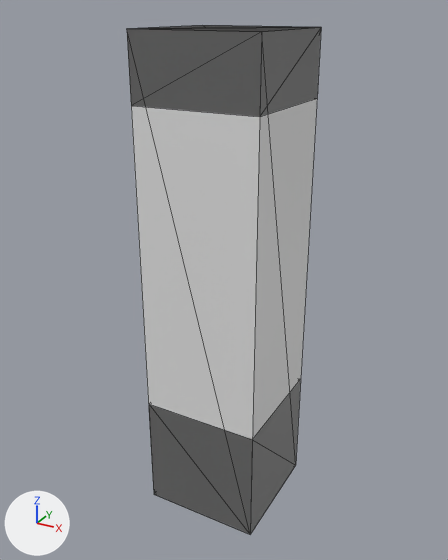
An edit to the glTF model assets/meshes/tileset_0.glb, drawn before and after from the same camera.
Before and after are seen from a 50 mm lens placed at (4.46, -8.23, 6.26), pointed at (-0.08, 0.02, 2.14). The lights are fixed; the arrows at lower left show +X, +Y and +Z. Mesh edges are drawn as thin lines. Where no turn or scale is listed for an object, it has been applied to the vertices. Vertices at the same position are counted once.

The scene before the commit, as lines of its bpy script (objects in view):
```python
me_cube = bpy.data.meshes.new('Cube')
me_cube.from_pydata(...)  # a box spanning x -1.0..1.0, y -1.0..1.0, z -5.0..3.0
me_plane = bpy.data.meshes.new('Plane')
me_plane.from_pydata(...)  # a box spanning x -1.0..1.0, y -1.0..1.0, z -2.0..0.0
me_plane_001 = bpy.data.meshes.new('Plane.001')
me_plane_001.from_pydata(...)  # a box spanning x -1.0..1.0, y -1.0..1.0, z -2.0..0.0; a box spanning x -1.0..1.0, y -1.0..1.0, z 5.0..6.0
ob_floor = bpy.data.objects.new('floor_', me_plane)
ob_floor.location = (0.0, 0.0, 0.0)
ob_floor_ceiling = bpy.data.objects.new('floor_ceiling_', me_plane_001)
ob_floor_ceiling.location = (0.0, 0.0, 0.0)
ob_wall = bpy.data.objects.new('wall_', me_cube)
ob_wall.location = (0.0, 0.0, 3.0)
```
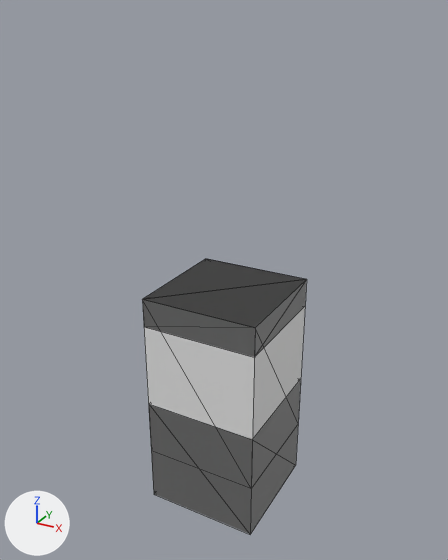
The newer file is also rescaled (x2.0) as a whole; pictures and numbers use the older file's frame.

Pixel boxes (x1, y1, x2, y2) of what changed, in the pictures (448 x 560 px; the box of a moved part takes in the faces that stretch with it):
```json
{"object": "wall_", "change": "mesh rescaled", "before": [129, 29, 317, 534], "after": [143, 280, 307, 488]}
{"object": "floor_ceiling_", "change": "reshaped", "before": [127, 25, 321, 117], "after": [142, 259, 307, 534]}
{"part": 2, "of": "me_plane_001", "change": "moved or reshaped", "before": [127, 25, 321, 117], "after": [142, 259, 307, 357]}
{"object": "floor_", "change": "unchanged, covered by the edit", "before": [149, 379, 301, 534]}
```

Scene script edits in JSON lines:
```json
{"block": "me_cube", "where": "me_cube.from_pydata(...)  # 8 vertices, 12 faces; spans x -1.0..1.0, y -1.0..1.0, z -5.0..3.0"}
{"block": "me_cube", "where": "# used by ob_wall; location = (0.0, 0.0, 3.0)"}
{"block": "me_cube", "change": "me_cube part 1: the whole mesh is scaled about its middle by (1, 1, 0.375), then moved by (0.0, 0.0, -1.5)"}
{"block": "me_plane_001", "where": "me_plane_001.from_pydata(...)  # 16 vertices, 24 faces; spans x -1.0..1.0, y -1.0..1.0, z -2.0..6.0"}
{"block": "me_plane_001", "where": "# used by ob_floor_ceiling; location = (0.0, 0.0, 0.0)"}
{"block": "me_plane_001", "change": "me_plane_001 part 2: the loose piece of 8 vertices spanning x -1.0..1.0, y -1.0..1.0, z 5.0..6.0 is scaled about its middle by (1, 1, 0.5), then moved by (0.0, 0.0, -3.75)"}
```
